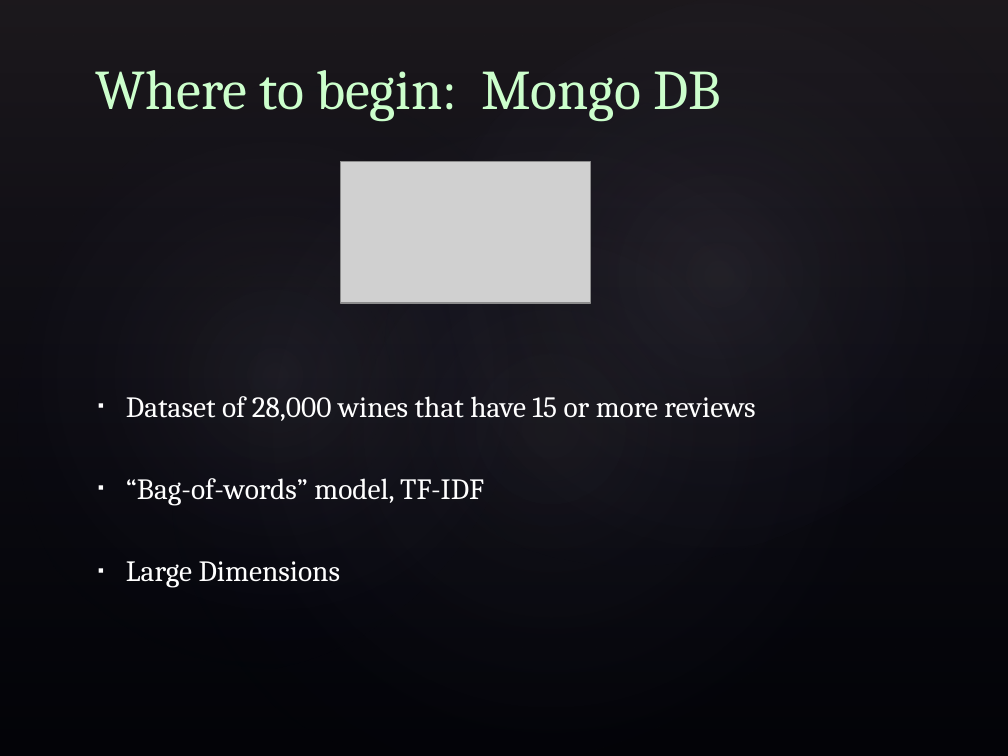
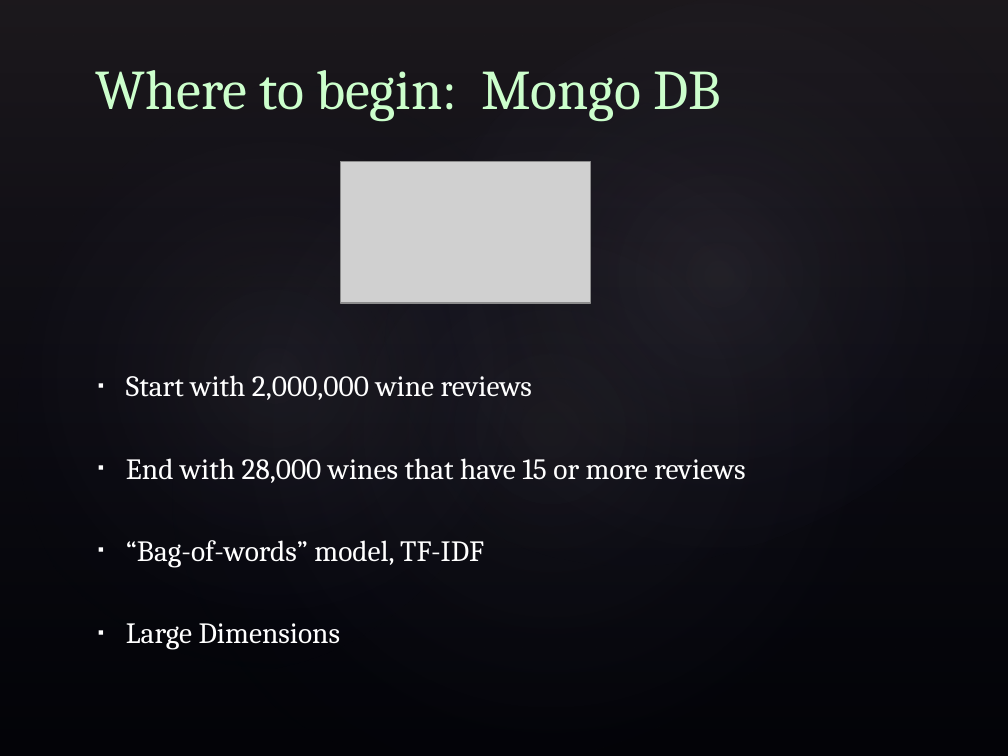
Before and after one commit to jodzi/flavor_fave, a slide deck: slide 3 of kojak_presentation.pptx. Drawn at 1008x756 pixels with LibreOffice and Linux fonts; fonts in the diff are those of the drawing; grey boxes stand for pictures; background and template pictures are left out. Boxes give left, top, right and bottom in pixels: in the first picture for what was removed or moved away, otherwise in the second. Text is boxed around its words. In the diff, an @@ line names an element or a change of style, - is before the commit and + after.

```diff
--- a/kojak_presentation.pptx
+++ b/kojak_presentation.pptx
@@ text at [126,375,745,483]: text changed @@
-▪ Dataset of 28,000 wines that have 15 or more reviews
+▪ Start with 2,000,000 wine reviews
+▪ End with 28,000 wines that have 15 or more reviews
```
Also in this commit, not shown: 2 slides added, 1 slide removed.
